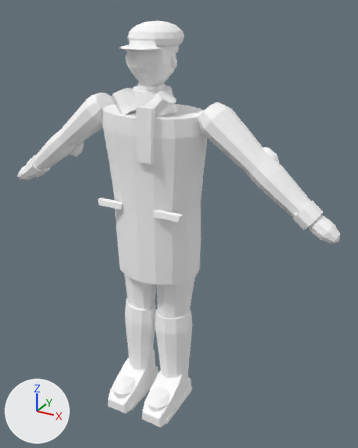
Before and after pictures for a commit that changed the Blender file ArtSource/VillageLife/RepairNeighbor.blend.
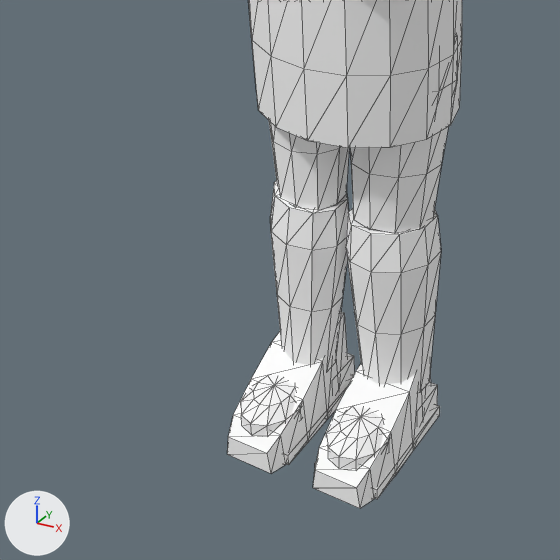
The first picture shows the older version from a 50 mm camera at (1.06, -1.725, 1.792) aimed at (0.095, 0.03, 0.915). The close-ups show the older and then the newer version on the part from 5% to 67% of the width and 50% to 100% of the height of that picture. Only the edits that show in the close-ups are written down. Arrows for +X, +Y and +Z are at lower left; the lights stay in place. The close-ups show mesh edges as thin lines.

The first close-up shows 'CLO_Shin.L', 'CLO_Shin.R', 'CLO_Thigh.L', 'CLO_Thigh.R', 'CLO_WinterCoat', 'GEO_BootToeCap.L', 'GEO_BootToeCap.R', 'GEO_Shoe.L', 'GEO_Shoe.R', 'GEO_ShoeSole.L' and 3 more.
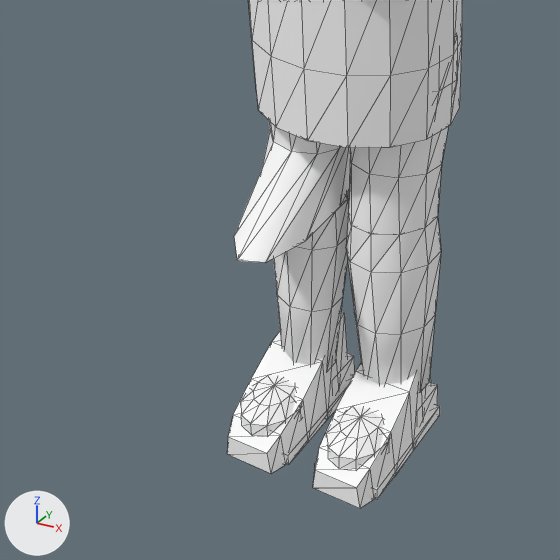
The newer file adds a shape key; the second version is drawn at full value of the shape key 'JointVolume.Knee.R' of 'CLO_Thigh.R', and the change is written as the vertex moves it makes.

What the commit changed:
me_clo_thigh_r_mesh is used by ob_clo_thigh_r; location (-0.092, -0.004, 0.878).
me_clo_thigh_r_mesh had 40 vertices, 76 faces and spanned x -0.104..0.091, y -0.09..0.102, z -0.396..-0.012.
me_clo_thigh_r_mesh now has 40 vertices, 76 faces and spans x -0.104..0.091, y -0.261..0.135, z -0.397..-0.012.
Part 1, on me_clo_thigh_r_mesh:
Vertex 30 of me_clo_thigh_r_mesh moves from (0.054, -0.069, -0.389) at pixel (317, 210) to (0.055, -0.241, -0.397) at pixel (265, 262).
Vertex 31 of me_clo_thigh_r_mesh moves from (0.013, -0.081, -0.389) at pixel (295, 207) to (0.009, -0.261, -0.396) at pixel (237, 260).
Vertex 32 of me_clo_thigh_r_mesh moves from (-0.031, -0.066, -0.391) to (-0.038, -0.204, -0.394) at pixel (234, 235).
Vertex 33 of me_clo_thigh_r_mesh moves from (-0.062, -0.032, -0.393) to (-0.07, -0.094, -0.393).
Vertex 34 of me_clo_thigh_r_mesh moves from (-0.068, 0.01, -0.395) to (-0.072, 0.028, -0.391).
Vertex 35 of me_clo_thigh_r_mesh moves from (-0.046, 0.044, -0.396) to (-0.046, 0.116, -0.391).
Vertex 36 of me_clo_thigh_r_mesh moves from (-0.005, 0.055, -0.395) to (0.0, 0.135, -0.392).
Vertex 37 of me_clo_thigh_r_mesh moves from (0.039, 0.041, -0.393) to (0.048, 0.079, -0.393).
Vertex 38 of me_clo_thigh_r_mesh moves from (0.07, 0.006, -0.391) at pixel (346, 194) to (0.079, -0.032, -0.395) at pixel (339, 206).
Vertex 39 of me_clo_thigh_r_mesh moves from (0.076, -0.036, -0.389) at pixel (336, 204) to (0.082, -0.154, -0.396) at pixel (305, 241).
me_clo_shin_r_mesh is used by ob_clo_shin_r; location (-0.088, 0.01, 0.485).
me_clo_shin_r_mesh had 40 vertices, 76 faces and spanned x -0.084..0.081, y -0.116..0.05, z -0.386..0.007.
me_clo_shin_r_mesh now has 40 vertices, 76 faces and spans x -0.084..0.081, y -0.116..0.05, z -0.386..0.002.
me_clo_shin_r_mesh part 2: all 9 vertices in x -0.075..0.076, y -0.105..0.046, z -0.003..0.007 are turned 4.5 degrees about the x axis through the mesh origin.

Where the change shows, as pixel boxes (x1, y1, x2, y2) in the close-ups (560 x 560 px; the box of a moved part takes in the faces that stretch with it):
'CLO_Shin.R', reshaped (6% shorter)
    before: (270, 181, 349, 369)
    after: (273, 193, 348, 369)
'CLO_Thigh.R', reshaped
    before: (269, 121, 349, 210)
    after: (234, 121, 350, 262)
part 1 of me_clo_thigh_r_mesh, moved or reshaped
    before: (270, 131, 349, 210)
    after: (234, 131, 350, 262)
part 2 of me_clo_shin_r_mesh, moved or reshaped
    before: (270, 181, 349, 250)
    after: (295, 193, 348, 250)
